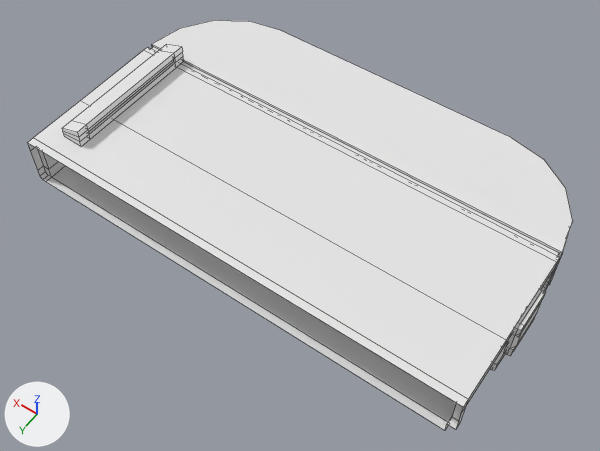
Renders of the FBX model WSRogue/Assets/Models/Module/SM_PlatformLeft.fbx from each side of a commit.
One viewpoint serves both versions: a 50 mm lens placed at (-0.546, 0.536, 1.152), pointed at (-0.035, -0.179, 0.028). Lighting does not change. The marker at lower left points along +X, +Y and +Z. Mesh edges are drawn as thin lines. Where no turn or scale is listed for an object, it has been applied to the vertices.
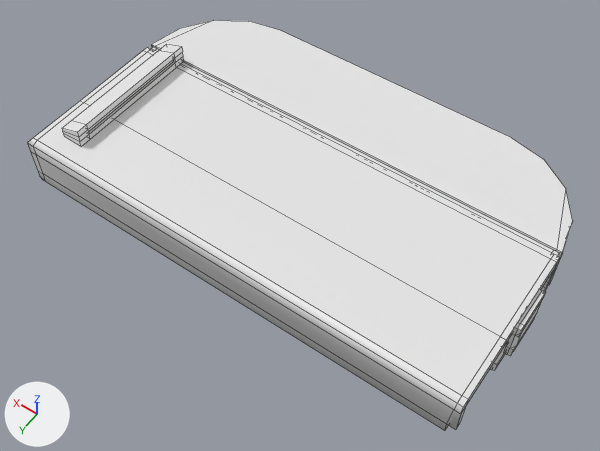
Where the change shows, as pixel boxes (x1, y1, x2, y2) in the pictures (600 x 451 px):
part 1 of me_cube_018, built on: before (27, 21, 568, 407); after (27, 21, 568, 430)

What the commit changed:
me_cube_018 is used by ob_cube_005; location (0.0, 0.0, 0.0).
me_cube_018 had 219 vertices, 201 faces and spanned x -0.444..0.414, y -0.495..-0.001, z 0.017..0.145.
me_cube_018 now has 238 vertices, 226 faces and spans x -0.444..0.414, y -0.495..-0.001, z 0.017..0.145.
Part 1, on me_cube_018:
8 faces are deleted.
6 vertices are added at (0.4, -0.001, 0.111), (0.4, -0.001, 0.039), (0.4, -0.001, 0.089), (-0.42, -0.309, 0.107), (-0.42, -0.319, 0.107), (-0.423, -0.001, 0.089).
7 new vertices lie (-0.01, 0.0, 0.0) away from vertices in x 0.41..0.414, y -0.319..-0.015, z 0.107..0.111.
6 new vertices lie (0.009, 0.0, 0.0) away from vertices in x -0.434, y -0.319..-0.001, z 0.111.
33 new faces join them.
